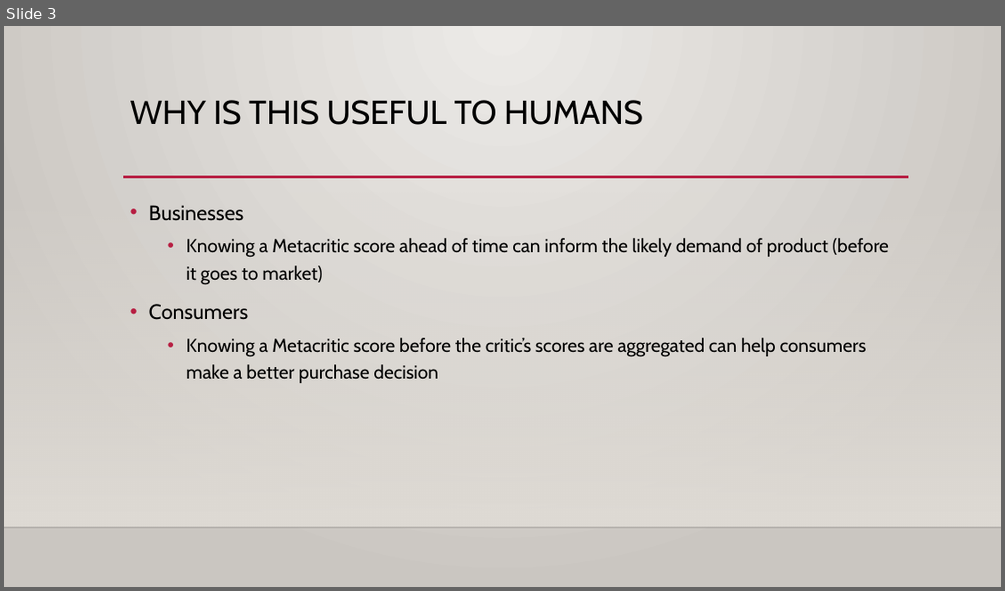
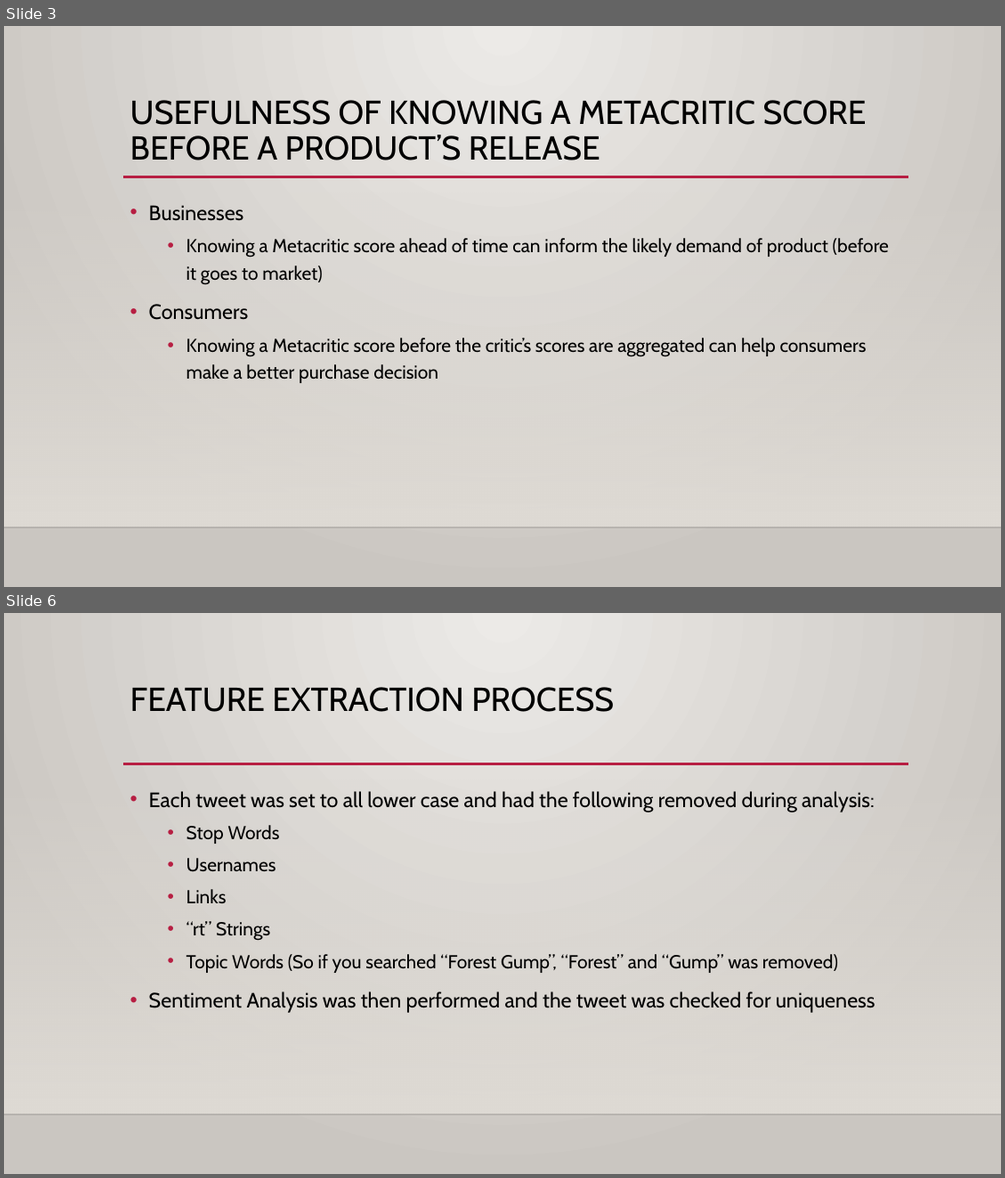
Before and after one commit to amspies/cse408, a slide deck: Project_3_Proposal.pptx. Shown one above the other, each under a label of ours: slide 3 before the commit, slides 3 and 6 after it; the slides between them are not shown. The pictures are 1005x591 and 1005x1178 pixels, drawn with LibreOffice and Linux fonts; fonts in the diff are those of the drawing; background and template pictures are left out. Boxes give left, top, right and bottom in pixels: in the first picture for what was removed or moved away, otherwise in the second. Text is boxed around its words. In the diff, an @@ line names an element or a change of style, - is before the commit and + after.

```diff
--- a/Project_3_Proposal.pptx
+++ b/Project_3_Proposal.pptx
@@ slide 6 added at [4, 613, 1001, 1174], background gradient #ECEAE7 to #CAC7C1; not listed: 3 template elements that a slide beside it also shows @@
@@ title added at [130, 687, 614, 712], 32 pt, text #000000 @@
+FEATURE EXTRACTION PROCESS
@@ text added at [149, 791, 875, 1013], 20 pt, text #000000 @@
+• Each tweet was set to all lower case and had the following removed during analysis:
+  • Stop Words
+  • Usernames
+  • Links
+  • “rt” Strings
+  • Topic Words (So if you searched “Forest Gump”, “Forest” and “Gump” was removed)
+• Sentiment Analysis was then performed and the tweet was checked for uniqueness
@@ slide 3 changed as well @@
@@ title at [130, 100, 866, 160]: text changed @@
-WHY IS THIS USEFUL TO HUMANS
+USEFULNESS OF KNOWING A METACRITIC SCORE BEFORE A PRODUCT’S RELEASE
```
Also in this commit, not shown: 4 other slides changed, 7 other slides added, 2 slides removed, 3 other files.
